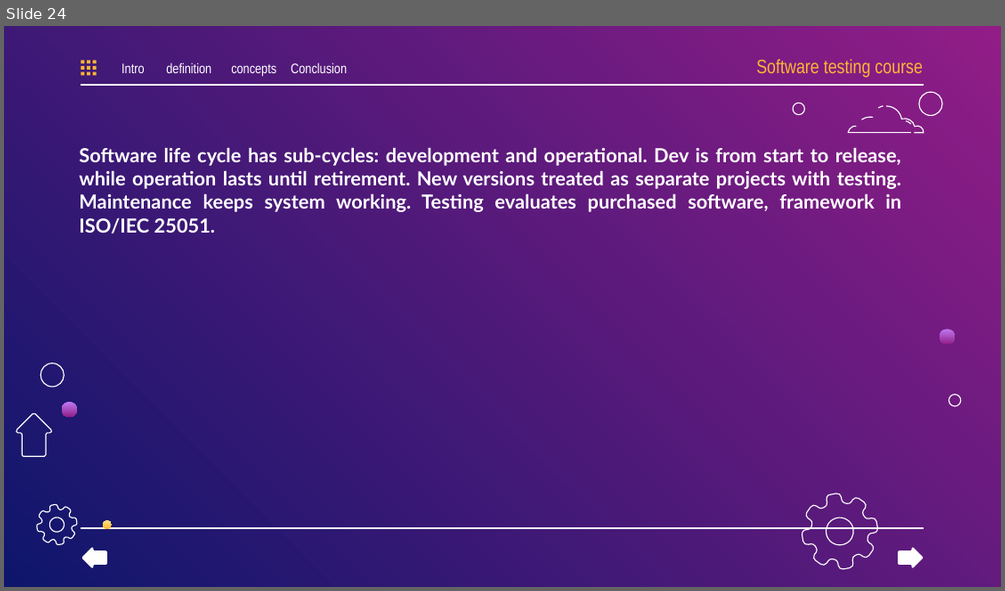
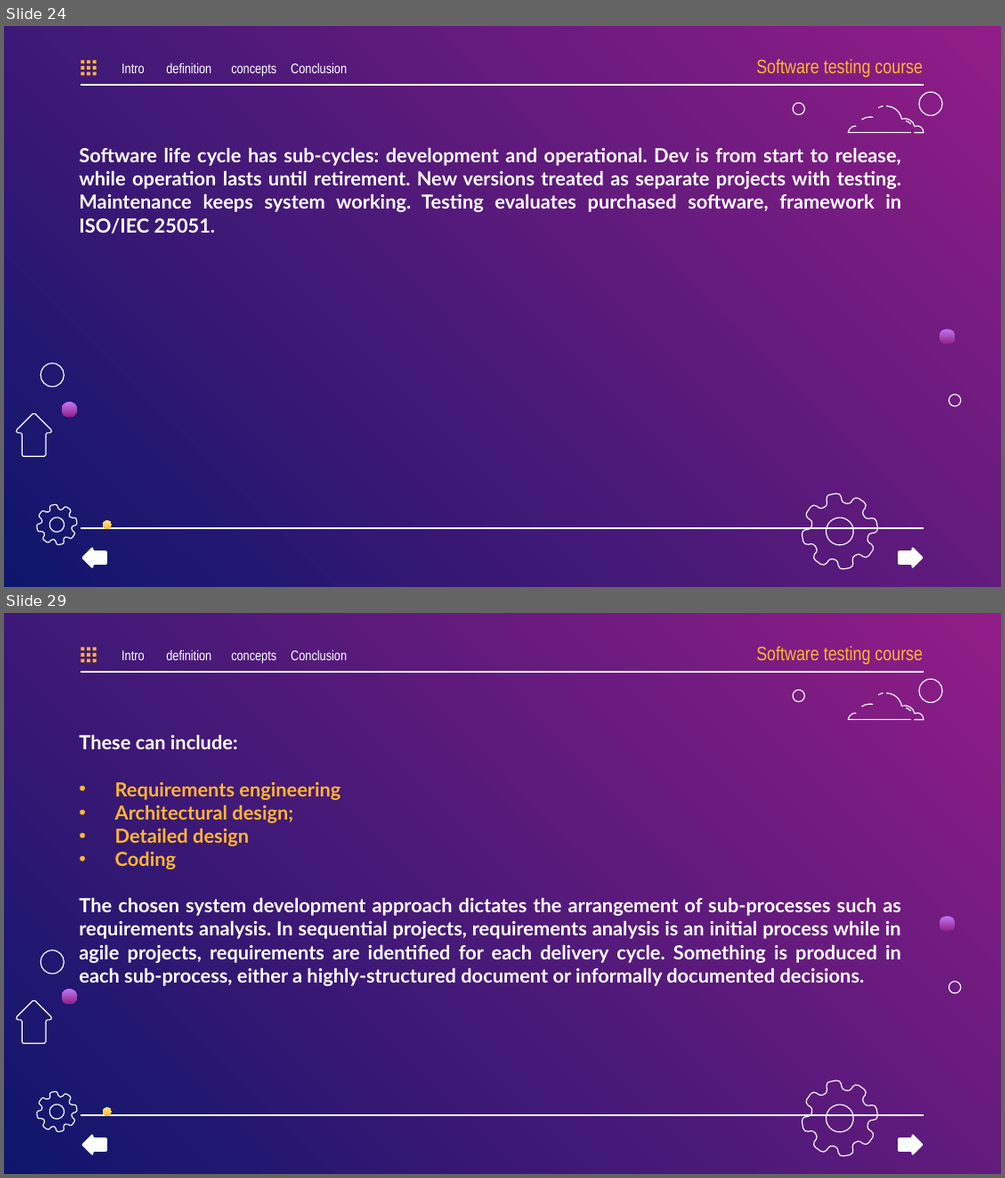
Before and after one commit to alihassanisokhtehsaraei/IEEE29119, a slide deck: project.pptx. Shown one above the other, each under a label of ours: slide 24 before the commit, slides 24 and 29 after it; the slides between them are not shown. The pictures are 1005x591 and 1005x1178 pixels, drawn with LibreOffice and Linux fonts; fonts in the diff are those of the drawing. Boxes give left, top, right and bottom in pixels: in the first picture for what was removed or moved away, otherwise in the second. Text is boxed around its words. In the diff, an @@ line names an element or a change of style, - is before the commit and + after.

```diff
--- a/project.pptx
+++ b/project.pptx
@@ slide 29 added at [4,613,1001,1174], background gradient #921D87 to #0E166C; not listed: 2 template elements that a slide beside it also shows @@
@@ group added at [81,647,96,662]: 9 rectangles @@
@@ text added at [121,650,144,660], 10 pt, text #FFFFFF @@
+Intro
@@ text added at [166,649,211,660], 10 pt, text #FFFFFF @@
+definition
@@ text added at [231,651,276,664], 10 pt, text #FFFFFF @@
+concepts
@@ text added at [291,649,347,660], 10 pt, text #FFFFFF @@
+Conclusion
@@ text added at [756,646,922,665], 14 pt, text #FFB632 @@
+Software testing course
@@ freeform shape added at [793,690,804,702], outline #FFFFFF 0.75 pt @@
@@ freeform shape added at [919,679,942,702], outline #FFFFFF 0.75 pt @@
@@ group added at [849,693,924,720]: 5 freeform shapes @@
@@ text added at [79,734,901,986], 14 pt, text #FFFFFF, bold @@
+These can include:
+    • Requirements engineering
+    • Architectural design;
+    • Detailed design
+    • Coding
+The chosen system development approach dictates the arrangement of sub-processes such as requirements analysis. In sequential projects, requirements analysis is an initial process while in agile projects, requirements are identified for each delivery cycle. Something is produced in each sub-process, either a highly-structured document or informally documented decisions.
@@ freeform shape added at [939,916,954,931], fill gradient #BE7AF3 to #921D87 @@
@@ freeform shape added at [40,950,64,973], outline #FFFFFF 0.75 pt @@
@@ freeform shape added at [949,981,961,993], outline #FFFFFF 0.75 pt @@
@@ freeform shape added at [16,1000,53,1043], outline #FFFFFF 0.75 pt @@
@@ freeform shape added at [62,989,77,1004], fill gradient #BE7AF3 to #921D87 @@
@@ freeform shape added at [788,1066,892,1170], outline #FFFFFF 0.75 pt @@
@@ freeform shape added at [30,1084,85,1139], outline #FFFFFF 0.75 pt @@
@@ freeform shape added at [103,1108,112,1117], fill gradient #FFE485 to #FFB632 @@
@@ freeform shape added at [82,1133,107,1155], fill #FFFFFF @@
@@ freeform shape added at [898,1133,922,1155], fill #FFFFFF @@
```
Also in this commit, not shown: 4 other slides added.
